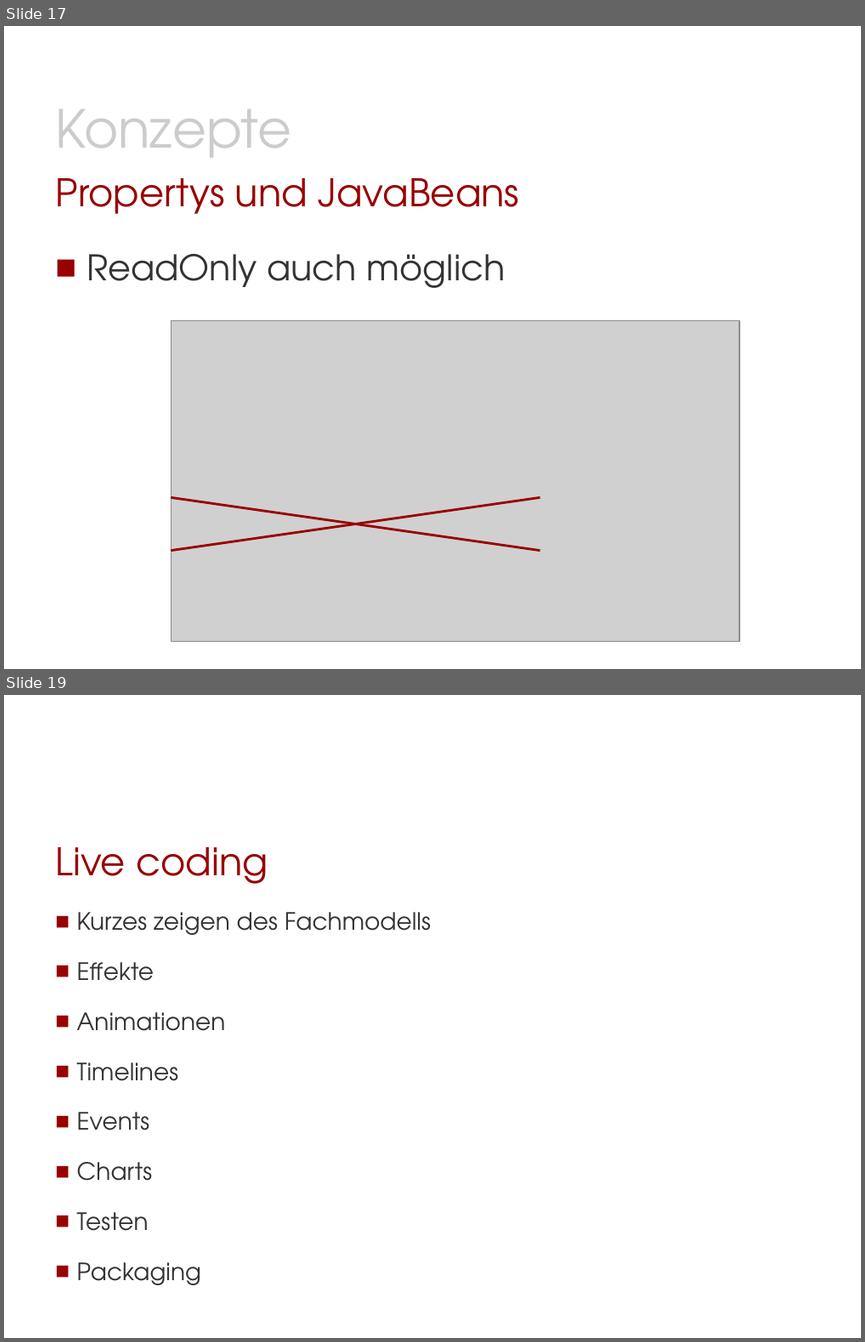
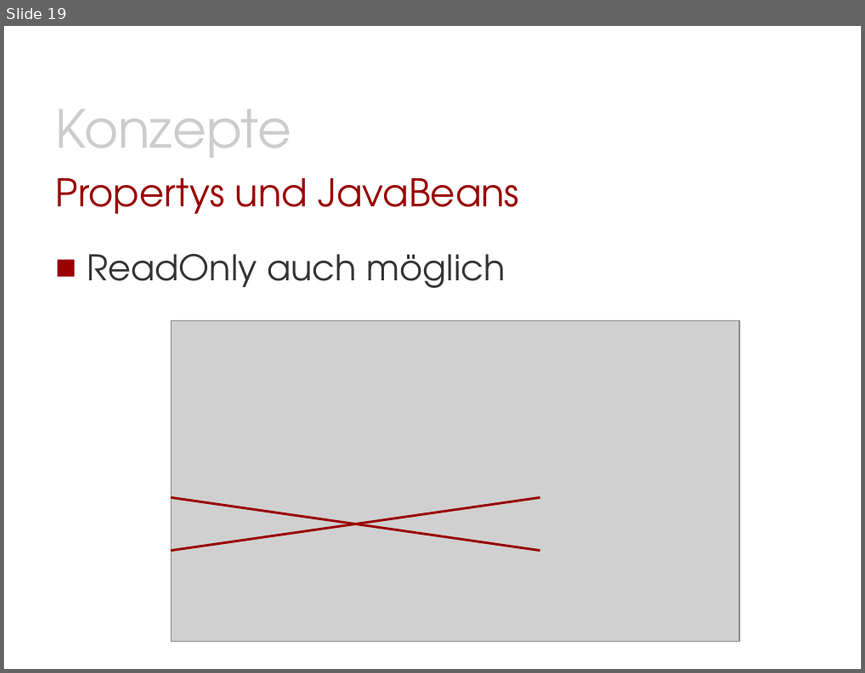
Before and after one commit to Morkunas/jfxusergroup, a slide deck: JavaFX-UserGroup.pptx. Shown one above the other, each under a label of ours: slides 17 and 19 before the commit, slide 19 after it; the slides between them are not shown. The pictures are 865x1342 and 865x673 pixels, drawn with LibreOffice and Linux fonts; fonts in the diff are those of the drawing; grey boxes stand for pictures; background and template pictures are left out. Boxes give left, top, right and bottom in pixels: in the first picture for what was removed or moved away, otherwise in the second. Text is boxed around its words. In the diff, an @@ line names an element or a change of style, - is before the commit and + after.

```diff
--- a/JavaFX-UserGroup.pptx
+++ b/JavaFX-UserGroup.pptx
@@ slide 19 removed at [4,695,861,1338], background #FFFFFF @@
@@ title removed at [55,847,268,884] @@
-Live coding
@@ text removed at [77,912,431,1285] @@
-■ Kurzes zeigen des Fachmodells
-■ Effekte
-■ Animationen
-■ Timelines
-■ Events
-■ Charts
-■ Testen
-■ Packaging
@@ what was slide 17 is now slide 19 @@
```
Also in this commit, not shown: 3 slides changed, 2 slides added, 1 other slide removed, 5 other files.
